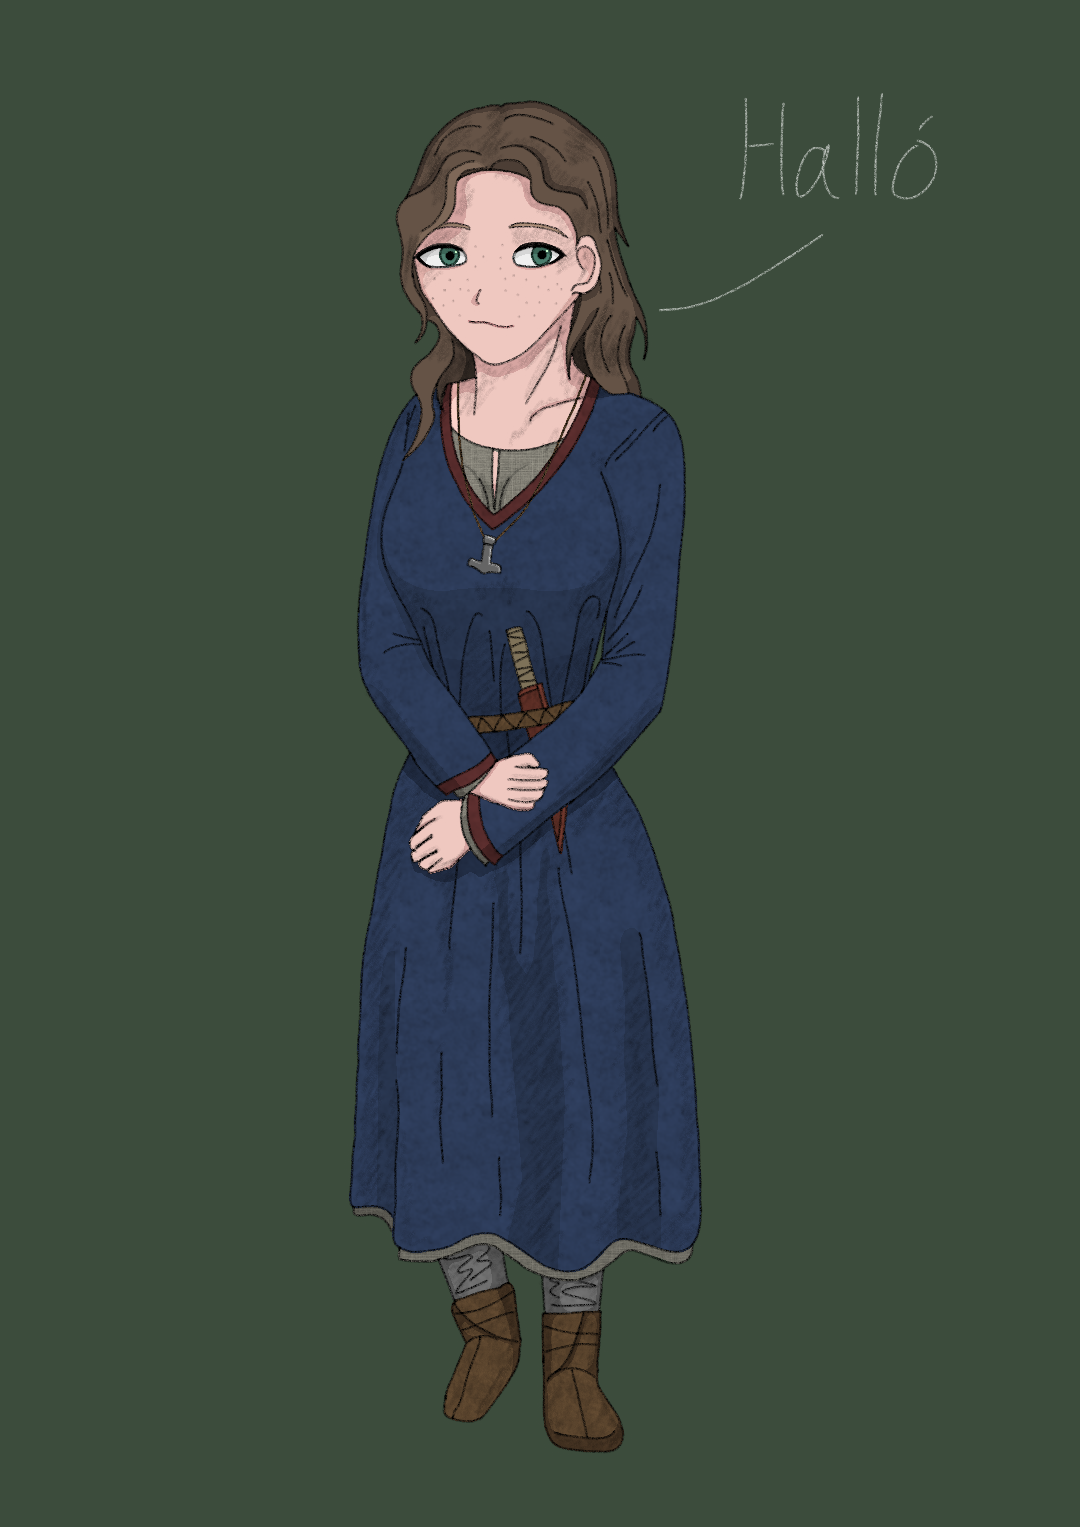
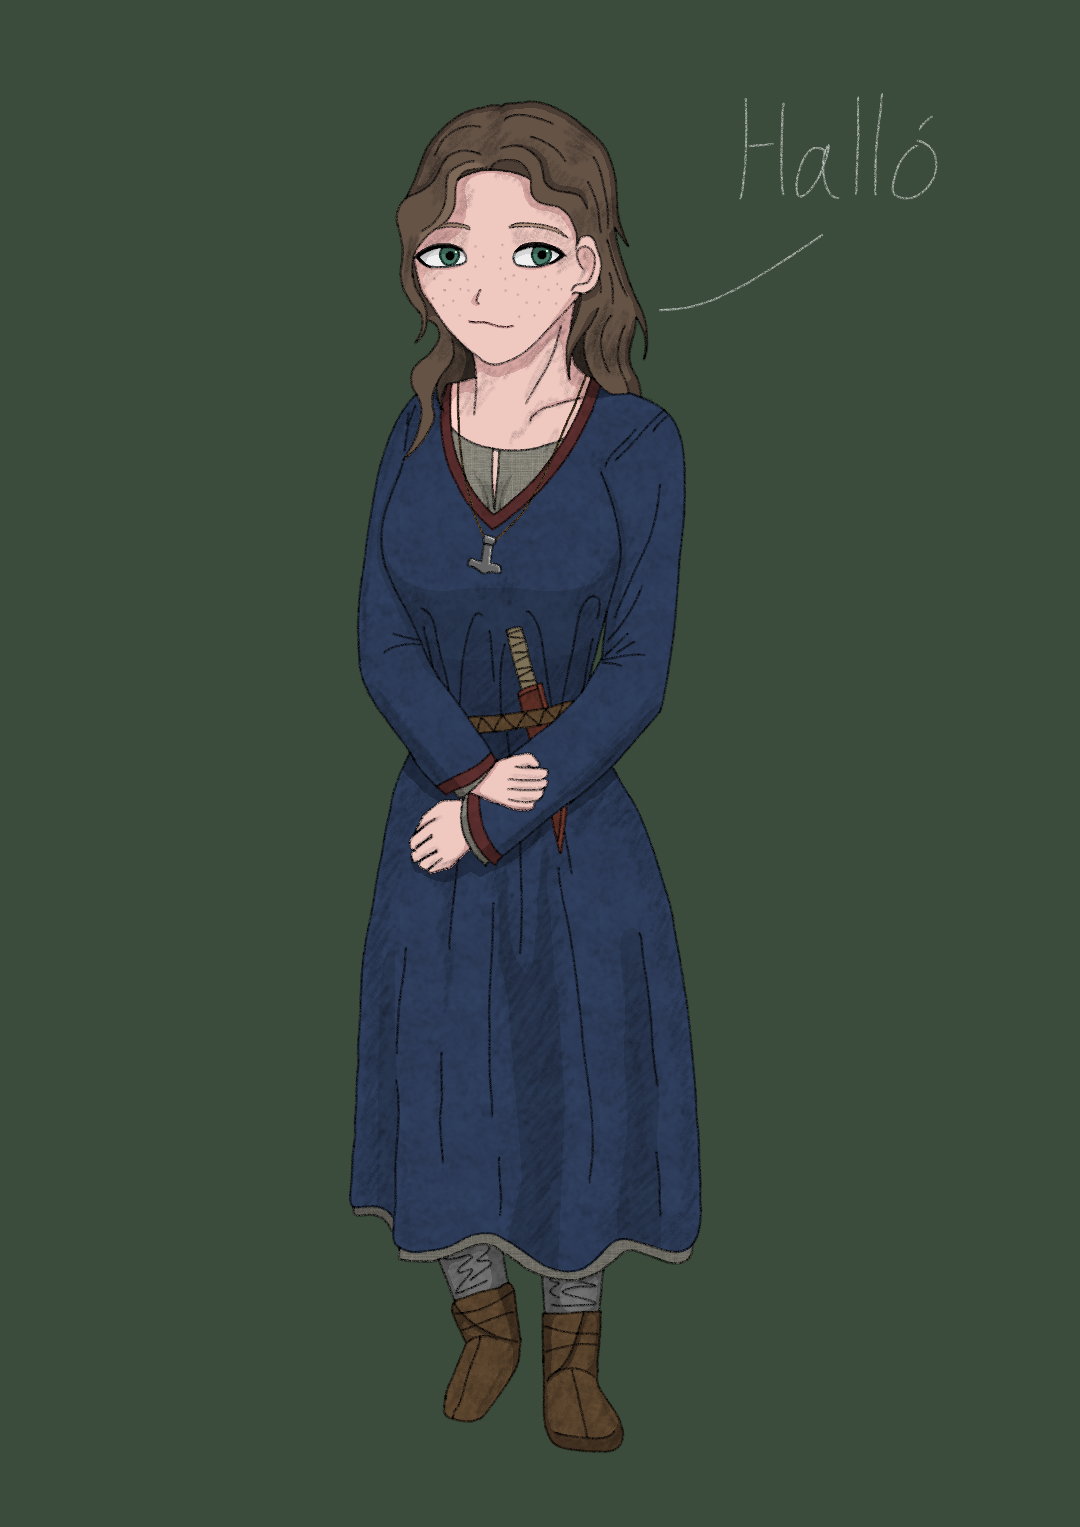
Before/after of a (1080, 1527) layered artwork. What changed in the layer stack:
painted on "color" over [463, 465, 528, 483]
painted on "background" over [464, 462, 527, 509]